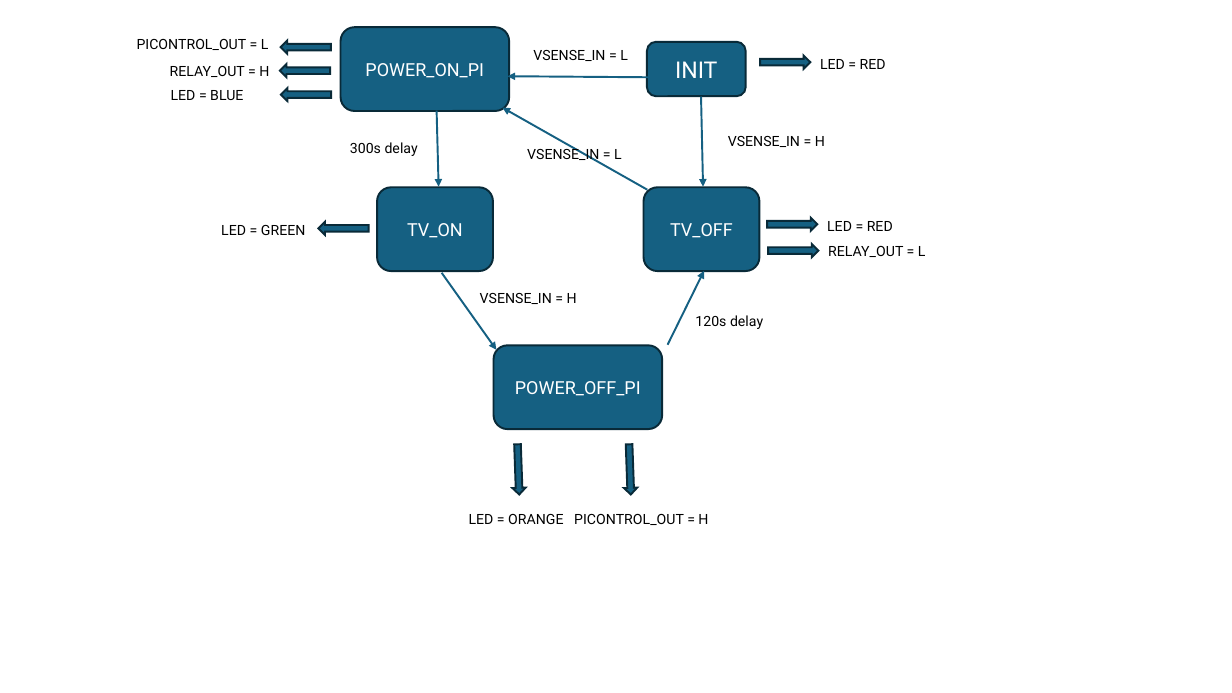
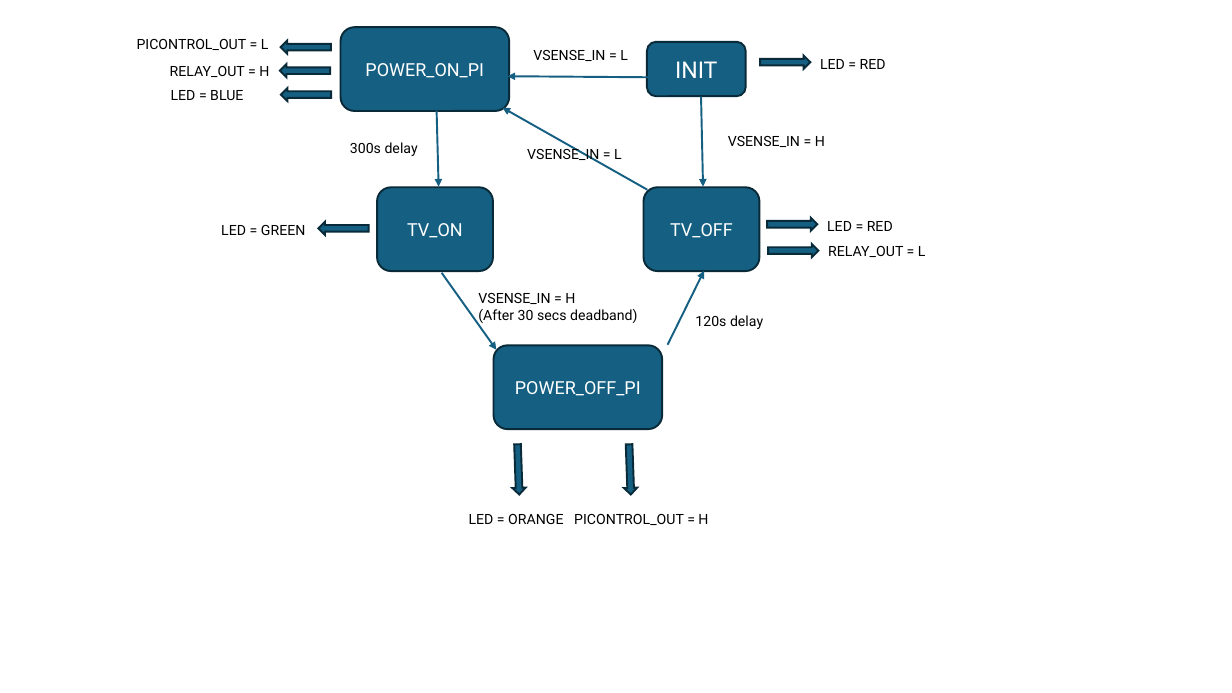
Before and after one commit to danny-andersen/security-camera-viewer, a slide deck: slide 1 of power_control/State_diagram.pptx. Drawn at 1232x693 pixels with LibreOffice and Linux fonts; fonts in the diff are those of the drawing. Boxes give left, top, right and bottom in pixels: in the first picture for what was removed or moved away, otherwise in the second. Text is boxed around its words. In the diff, an @@ line names an element or a change of style, - is before the commit and + after.

Commit message:
Added time deadband on TV off state

```diff
--- a/power_control/State_diagram.pptx
+++ b/power_control/State_diagram.pptx
@@ text at bbox=[478, 309, 637, 325]: paragraph added @@
+(After 30 secs deadband)
```
Also in this commit, not shown: 2 other files.
